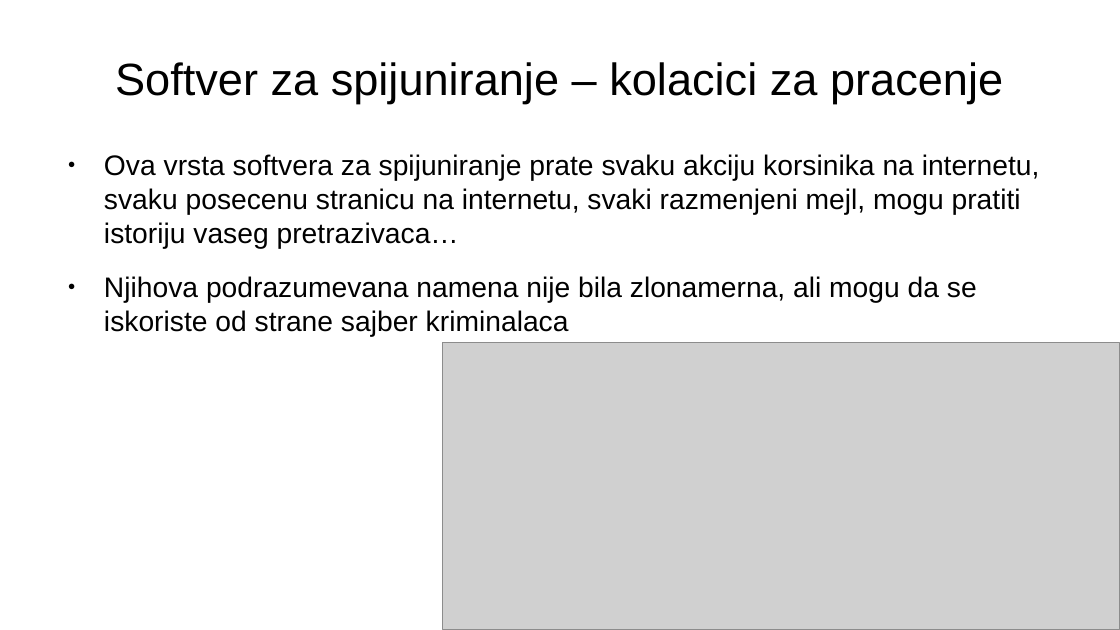
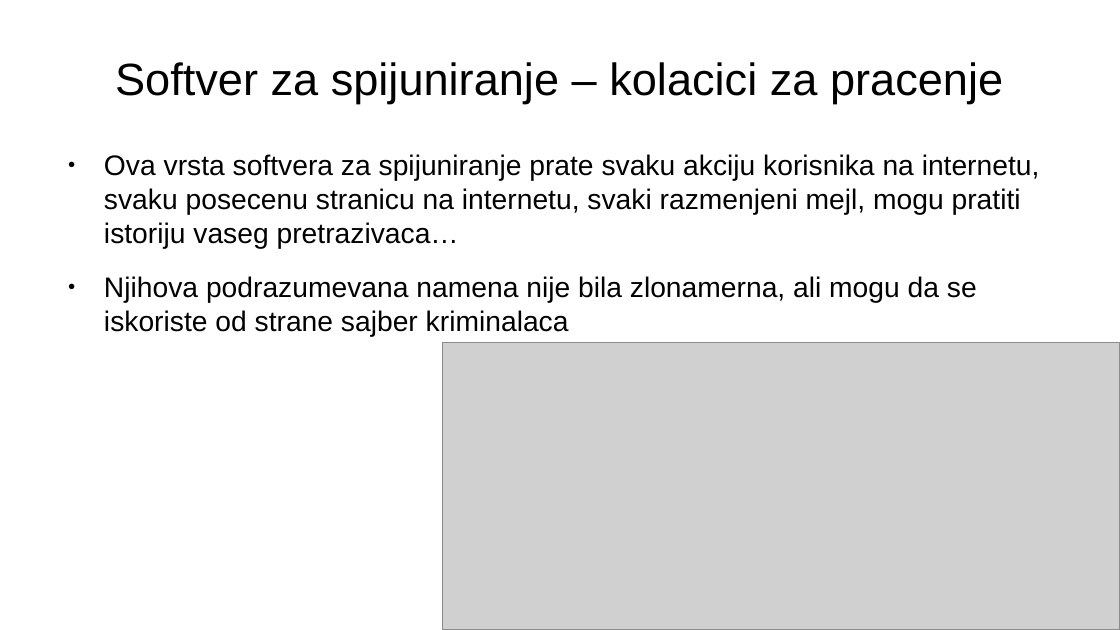
Before and after one commit to vukvuk21/RID, a slide deck: slide 14 of rid_2022_seminarski/mi19120_Luka_Vukotic/Predavanje_1/Racunarstvo_i_drustvo.odp. Drawn at 1120x630 pixels with LibreOffice and Linux fonts; fonts in the diff are those of the drawing; grey boxes stand for pictures. Boxes give left, top, right and bottom in pixels: in the first picture for what was removed or moved away, otherwise in the second. Text is boxed around its words. In the diff, an @@ line names an element or a change of style, - is before the commit and + after.

```diff
--- a/rid_2022_seminarski/mi19120_Luka_Vukotic/Predavanje_1/Racunarstvo_i_drustvo.odp
+++ b/rid_2022_seminarski/mi19120_Luka_Vukotic/Predavanje_1/Racunarstvo_i_drustvo.odp
@@ text at (x1=104, y1=154, x2=1040, y2=249): text changed @@
-● Ova vrsta softvera za spijuniranje prate svaku akciju korsinika na internetu, svaku posecenu stranicu na internetu, svaki razmenjeni mejl, mogu pratiti istoriju vaseg pretrazivaca…
+● Ova vrsta softvera za spijuniranje prate svaku akciju korisnika na internetu, svaku posecenu stranicu na internetu, svaki razmenjeni mejl, mogu pratiti istoriju vaseg pretrazivaca…
```
Also in this commit, not shown: 3 other slides changed, 8 other files.
